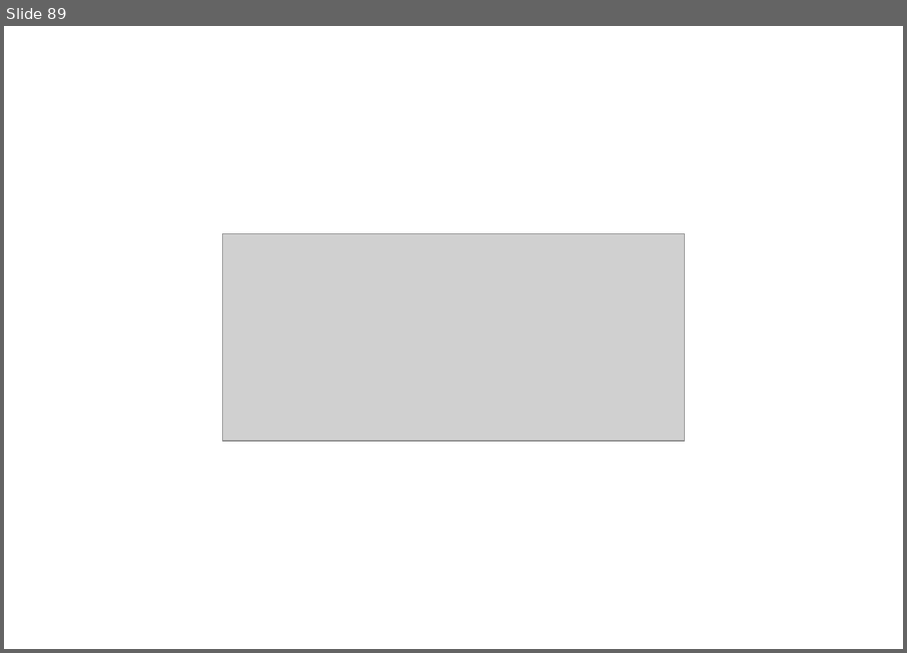
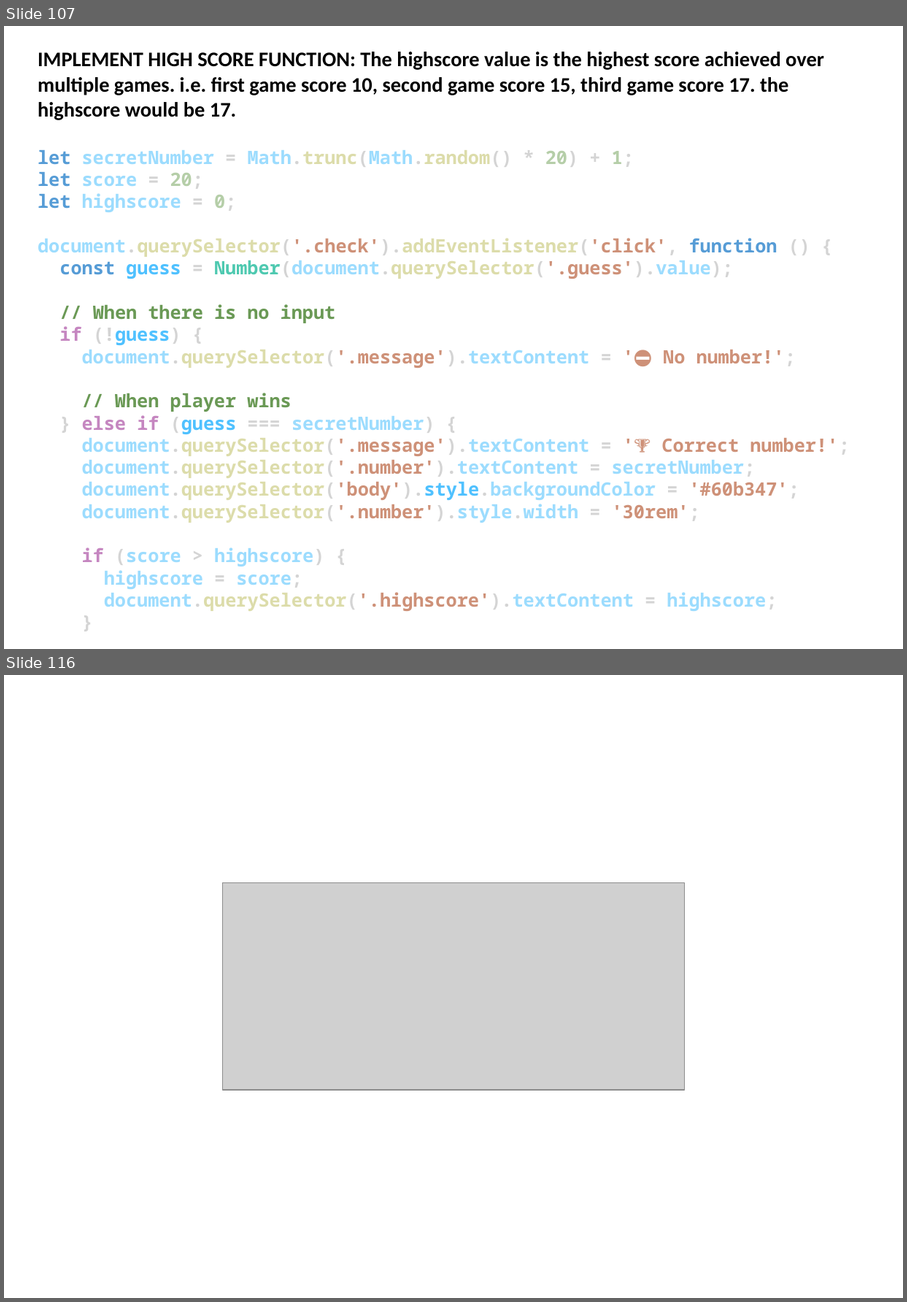
Before and after one commit to EL-EL-BCN/Complete-Javascript-Course, a slide deck: complete-javascript-course.pptx. Shown one above the other, each under a label of ours: slide 89 before the commit, slides 107 and 116 after it; the slides between them are not shown. The pictures are 907x653 and 907x1302 pixels, drawn with LibreOffice and Linux fonts; fonts in the diff are those of the drawing; grey boxes stand for pictures. Boxes give left, top, right and bottom in pixels: in the first picture for what was removed or moved away, otherwise in the second. Text is boxed around its words. In the diff, an @@ line names an element or a change of style, - is before the commit and + after.

Commit message:
guess the number game complete

```diff
--- a/complete-javascript-course.pptx
+++ b/complete-javascript-course.pptx
@@ slide 107 added at (4, 26, 903, 649), background #FFFFFF @@
@@ text added at (38, 52, 838, 611), 16 pt, text #9CDCFE, bold @@
+IMPLEMENT HIGH SCORE FUNCTION: The highscore value is the highest score achieved over multiple games. i.e. first game score 10, second game score 15, third game score 17. the highscore would be 17.
+let secretNumber = Math.trunc(Math.random() * 20) + 1;
+let score = 20;
+let highscore = 0;
+document.querySelector('.check').addEventListener('click', function () {
+const guess = Number(document.querySelector('.guess').value);
+// When there is no input
+if (!guess) {
+document.querySelector('.message').textContent = '⛔ No number!';
+// When player wins
+} else if (guess === secretNumber) {
+document.querySelector('.message').textContent = '🏆 Correct number!';
+document.querySelector('.number').textContent = secretNumber;
+document.querySelector('body').style.backgroundColor = '#60b347';
+document.querySelector('.number').style.width = '30rem';
+if (score > highscore) {
+highscore = score;
+document.querySelector('.highscore').textContent = highscore;
+}
@@ what was slide 89 is now slide 116 @@
```
Also in this commit, not shown: 2 slides changed, 26 other slides added, 9 other files.
